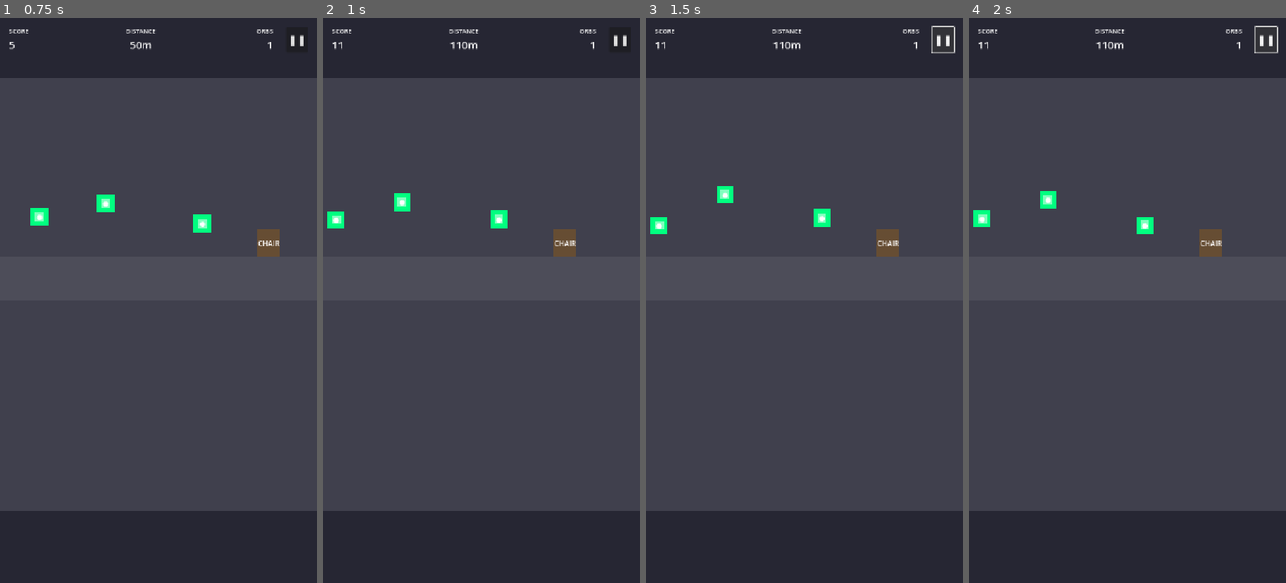
Above: before the commit, frames 1-4 (left to right).
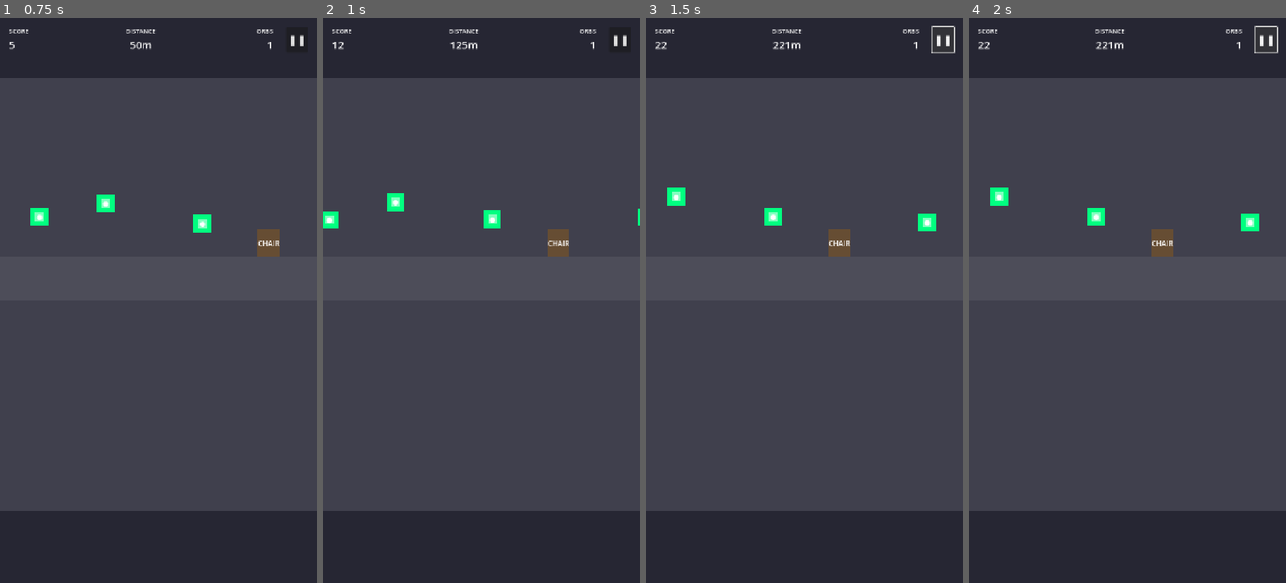
Above: after the commit, the same moments.

Repository: seloc0des/KLongoCodeChase
Game: Godot game, scene res://scenes/MainMenu.tscn
Same seed, same stepped clock (60 frames per second), same inputs: the game is played once before the commit and once after it.
Inputs:
- Up to frame 1 (0.75 s): click "▶ PLAY" at 0.5 s
- Up to frame 2 (1 s): no input
- Up to frame 3 (1.5 s): click "❚❚" at 1.25 s
- Up to frame 4 (2 s): no input

Frame 1 is identical in both runs. In frame 2, 0.8% of the frame differs, in the area x 0-100%, y 4-43%; in frame 3, 1.8%, in the area x 1-92%, y 4-43%; in frame 4, 1.8%.

Commit message:
updated placeholder logic

Diff:
--- a/scenes/PlayerKLongo.tscn
+++ b/scenes/PlayerKLongo.tscn
@@ -32,20 +32,15 @@
 collision_mask = 6
 script = ExtResource("1_player")
 
-[node name="Sprite" type="ColorRect" parent="."]
-offset_left = -24.0
-offset_top = -32.0
-offset_right = 24.0
-offset_bottom = 32.0
-pivot_offset = Vector2(24, 32)
+[node name="Sprite" type="Polygon2D" parent="."]
 color = Color(0.2, 0.6, 0.9, 1)
+polygon = PackedVector2Array(-24, -32, 24, -32, 24, 32, -24, 32)
 
 [node name="Face" type="Label" parent="Sprite"]
-layout_mode = 0
-offset_left = 4.0
-offset_top = 8.0
-offset_right = 44.0
-offset_bottom = 56.0
+offset_left = -20.0
+offset_top = -12.0
+offset_right = 20.0
+offset_bottom = 12.0
 text = "K"
 horizontal_alignment = 1
 vertical_alignment = 1
--- a/scripts/game.gd
+++ b/scripts/game.gd
@@ -13,11 +13,24 @@
 
 
 func _ready() -> void:
+	# Create a TEST marker using ColorRect (since obstacles use ColorRect and are visible)
+	var test_marker = ColorRect.new()
+	test_marker.color = Color.RED
+	test_marker.size = Vector2(100, 100)
+	test_marker.position = Vector2(310, 590)  # Center of screen (offset by half size)
+	test_marker.z_index = 1000
+	add_child(test_marker)
+	print("Created RED ColorRect test marker at screen center")
+
 	# Initialize player position
 	player.position = Vector2(PLAYER_SCREEN_X, GROUND_Y)
+	print("Player initial position: ", player.position)
+	print("Player visible: ", player.visible)
+	print("Player sprite: ", player.get_node("Sprite"))
 
 	# Set up camera
 	camera.position = Vector2(360, 640)
+	print("Camera position: ", camera.position)
 
 	# Initialize level manager
 	level_manager.initialize(camera)
--- a/scripts/player.gd
+++ b/scripts/player.gd
@@ -11,7 +11,7 @@
 @export var coyote_time: float = 0.1
 @export var jump_buffer_time: float = 0.1
 
-@onready var sprite: ColorRect = $Sprite
+@onready var sprite: Polygon2D = $Sprite
 @onready var collision_shape: CollisionShape2D = $CollisionShape
 @onready var animation_player: AnimationPlayer = $AnimationPlayer
 @onready var trail_particles: GPUParticles2D = $TrailParticles
@@ -36,10 +36,33 @@
 	if trail_particles:
 		trail_particles.emitting = false
 
+	# Create a guaranteed visible marker using ColorRect
+	var marker = ColorRect.new()
+	marker.color = Color.MAGENTA
+	marker.size = Vector2(60, 80)
+	marker.position = Vector2(-30, -40)  # Offset to center on player
+	marker.z_index = 100
+	add_child(marker)
+	print("Created magenta ColorRect marker on player")
+
+	# Debug
+	print("Player _ready - position: ", position)
+	print("Player sprite node: ", sprite)
+	if sprite:
+		print("Sprite visible: ", sprite.visible)
+
+
+var debug_timer: float = 0.0
 
 func _physics_process(delta: float) -> void:
 	if is_dead:
 		return
+
+	# Debug position every second
+	debug_timer += delta
+	if debug_timer > 1.0:
+		debug_timer = 0.0
+		print("Player pos: ", position, " on_floor: ", is_on_floor(), " velocity.y: ", velocity.y)
 
 	# Apply gravity
 	var current_gravity = gravity
@@ -138,6 +161,11 @@
 
 
 func die() -> void:
+	print("DIE CALLED - position: ", position)
+	print_stack()
+	# TEMPORARILY DISABLED FOR DEBUGGING
+	return
+
 	if is_dead:
 		return
 
